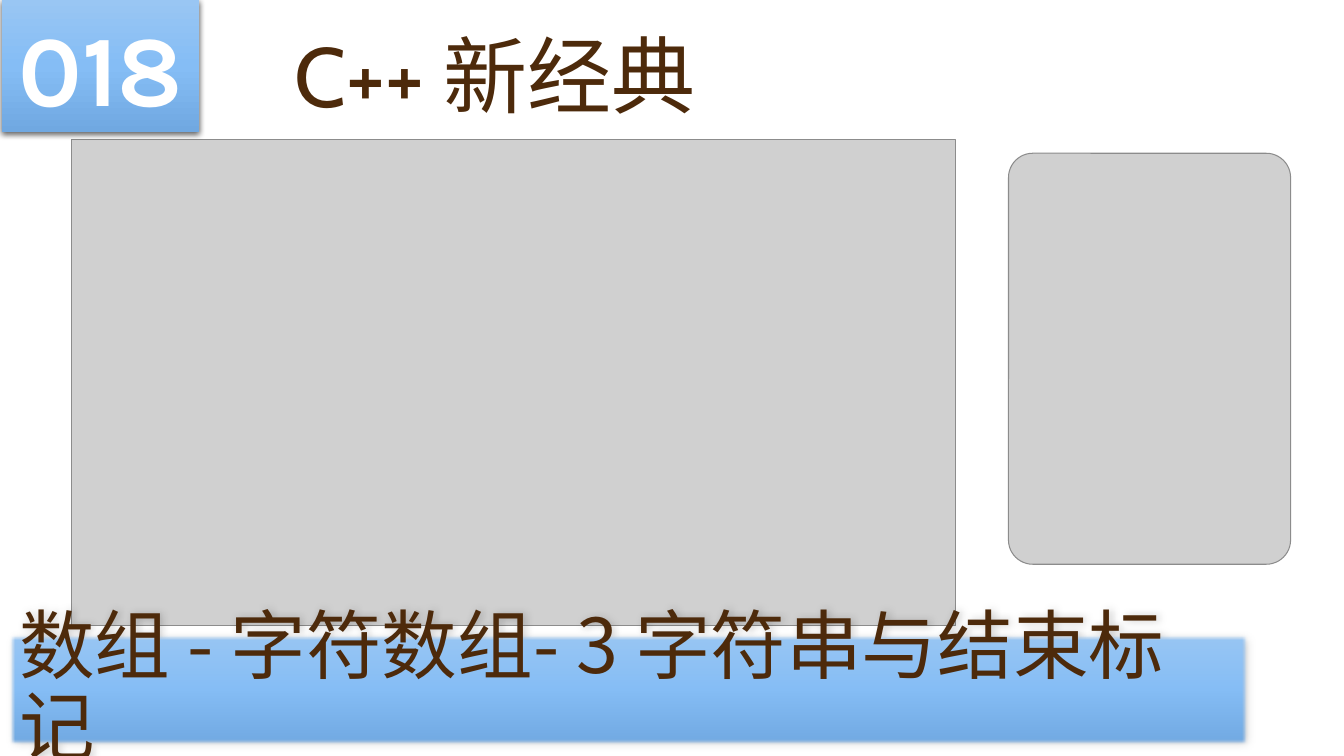
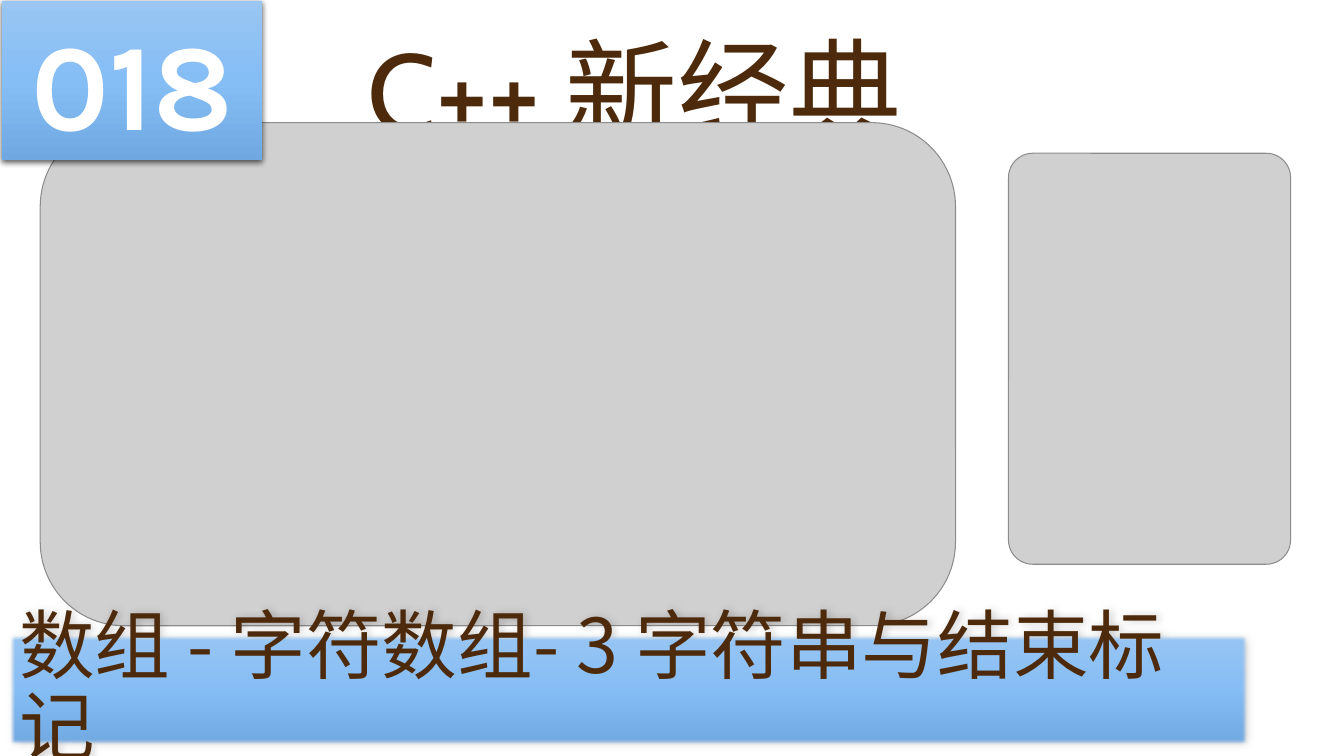
Before and after one commit to yasenstar/learn_cpp, a slide deck: slide 18 of cpp_new/C++ 新经典.pptx. Drawn at 1344x756 pixels with LibreOffice and Linux fonts; fonts in the diff are those of the drawing; grey boxes stand for pictures; background and template pictures are left out. Boxes give left, top, right and bottom in pixels: in the first picture for what was removed or moved away, otherwise in the second. Text is boxed around its words. In the diff, an @@ line names an element or a change of style, - is before the commit and + after.

```diff
--- a/cpp_new/C++ 新经典.pptx
+++ b/cpp_new/C++ 新经典.pptx
@@ rectangle "018": place and size @@
-rectangle "018" at <box>2,0,200,132</box>
+rectangle "018" at <box>2,1,262,160</box>
@@ rectangle "018" at <box>2,1,262,160</box>: size 72 to 88 pt @@
@@ title "C++ 新经典" at <box>367,38,901,157</box>: size 60 to 80 pt; alignment left to centre; vertical alignment bottom to middle @@
@@ picture: place and size @@
-picture at <box>72,140,956,626</box>
+picture at <box>40,123,956,626</box>
```
Also in this commit, not shown: 1 other slide changed, 18 slides added, 2 other files.
